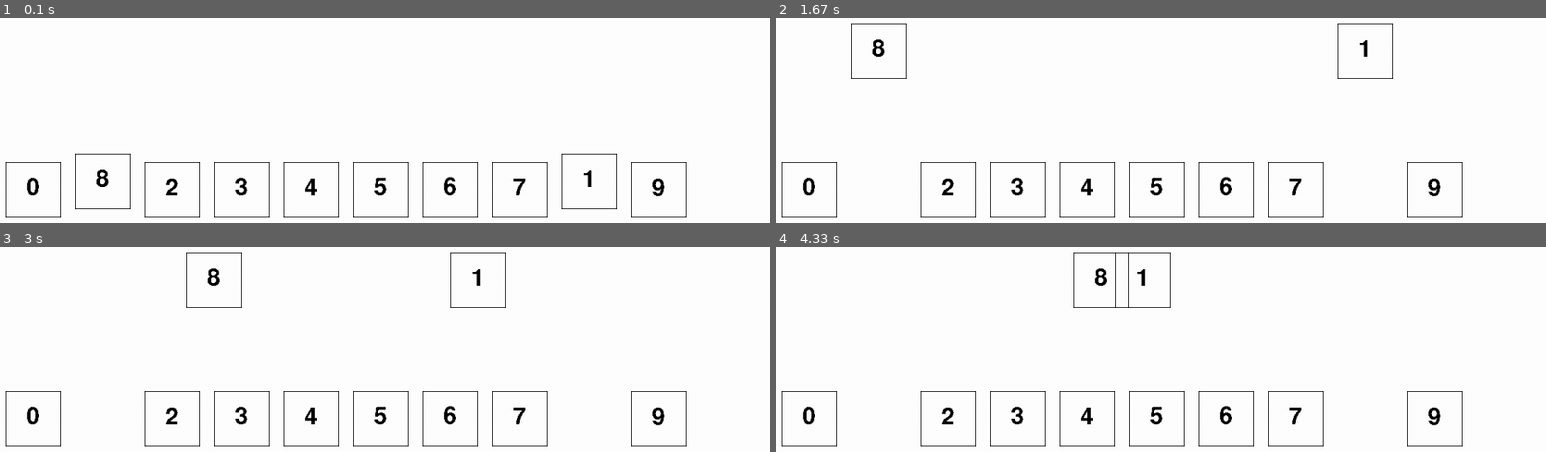
Above: before the commit, frames 1-4 (two rows, left to right).
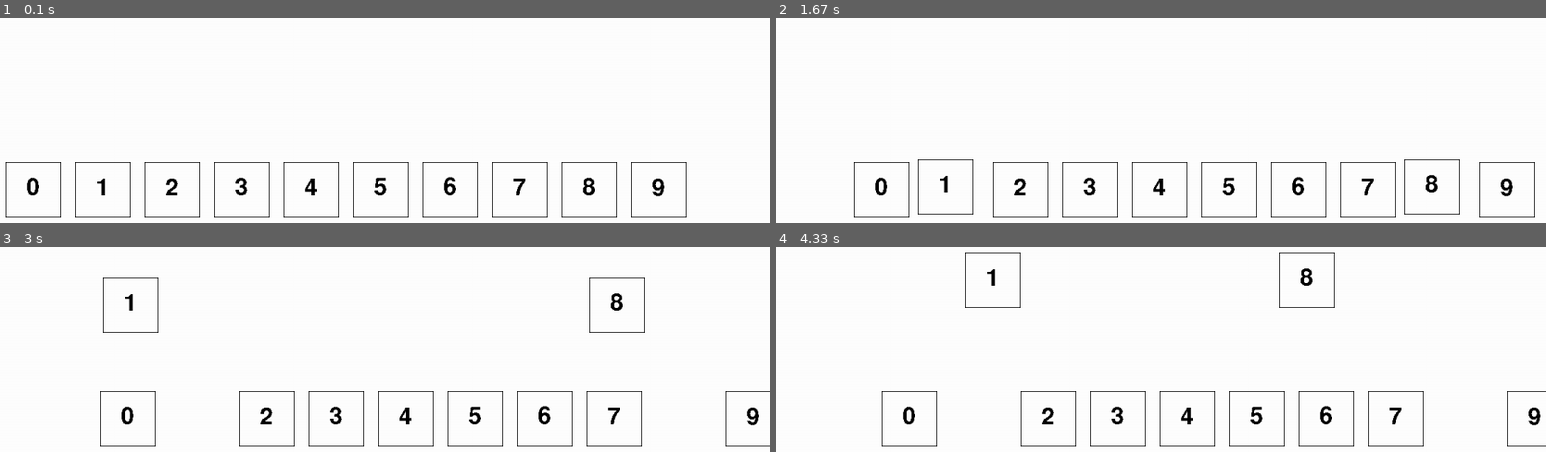
Above: after the commit, the same moments.

Repository: fredgyoung/PygameVisualizer
Game: pygame game, started from main.py
Same seed, same stepped clock (60 frames per second), same inputs: the game is played once before the commit and once after it.
Inputs:
- Up to frame 1 (0.1 s): no input
- Up to frame 2 (1.67 s): hold Right 0.33-0.8 s; hold Up 0.83-1.13 s; hold Right 1.17-1.63 s
- Up to frame 3 (3 s): hold Left 1.67-2.2 s
- Up to frame 4 (4.33 s): hold Right 3.07-3.7 s; hold Left 3.73-4.2 s; hold Right from 4.23 s (still down)

The runs differ from the first frame. In frame 1, 0.5% of the frame differs, in the area x 9-81%, y 66-98%; in frame 2, 3.2%; in frame 3, 3.6%, in the area x 0-100%, y 2-98%; in frame 4, 3.6%.

Commit message:
added some movement

Diff:
--- a/main.py
+++ b/main.py
@@ -21,6 +21,10 @@
 
 cards = []
 
+def swap_cards(i, j):
+    cards[i].swap_position(cards[j].x)
+    cards[j].swap_position(cards[i].x)
+
 class Card():
     def __init__(self, x, y, value):
         self.x = x
@@ -29,6 +33,17 @@
         self.height = 80
         self.value = value
         self.destinations = []
+
+    def swap_position(self, position):
+        self.destinations.append((self.x, self.y-200))
+        self.destinations.append((position, self.y-200))
+        self.destinations.append((position, self.y))
+
+    def shift_right(self):
+        self.destinations.append((self.x+100, self.y))
+
+    def shift_left(self):
+        self.destinations.append((self.x-100, self.y))
 
     def update(self):
         if self.destinations:
@@ -46,33 +61,22 @@
 
     def draw(self, surface):
         pygame.draw.rect(surface, BLACK, (self.x, self.y, self.width, self.height), 1)
-
-        # load font, prepare values
         font = pygame.font.Font(None, 50)
         text = str(self.value)
         size = font.size(text)
-
-        # no AA, no transparancy, normal
         ren = font.render(text, 0, BLACK)
         surface.blit(ren, (self.x + 30, self.y + 20))
-
-'''
-def move_card(index, destination_x, destination_y):
-    if cards[index].x < destination_x: cards[index].x += 1
-    elif cards[index].x > destination_x: cards[index].x -= 1
-    if cards[index].y < destination_y: cards[index].y += 1
-    elif cards[index].y > destination_y: cards[index].y -= 1
-'''
 
 for x in range(10):
     card = Card(x*100+100, 400, x)
     cards.append(card)
 
+'''
 cards[8].value = 1
 cards[1].value = 8
-
 cards[8].destinations.extend([(900, 200), (200, 200), (200, 400)])
 cards[1].destinations.extend([(200, 200), (900, 200), (900, 400)])
+'''
 
 # Beginning Game Loop
 while True:
@@ -80,6 +84,17 @@
         if event.type == QUIT:
             pygame.quit()
             sys.exit()
+        if event.type == pygame.KEYUP:
+            if event.key == pygame.K_RIGHT:
+                for card in cards:
+                    card.shift_right()
+            if event.key == pygame.K_LEFT:
+                for card in cards:
+                    card.shift_left()
+            if event.key == pygame.K_UP:
+                swap_cards(1, 8)
+                #cards[1].swap_position(8)
+                #cards[8].swap_position(1)
 
     DISPLAYSURF.fill(WHITE)
 
